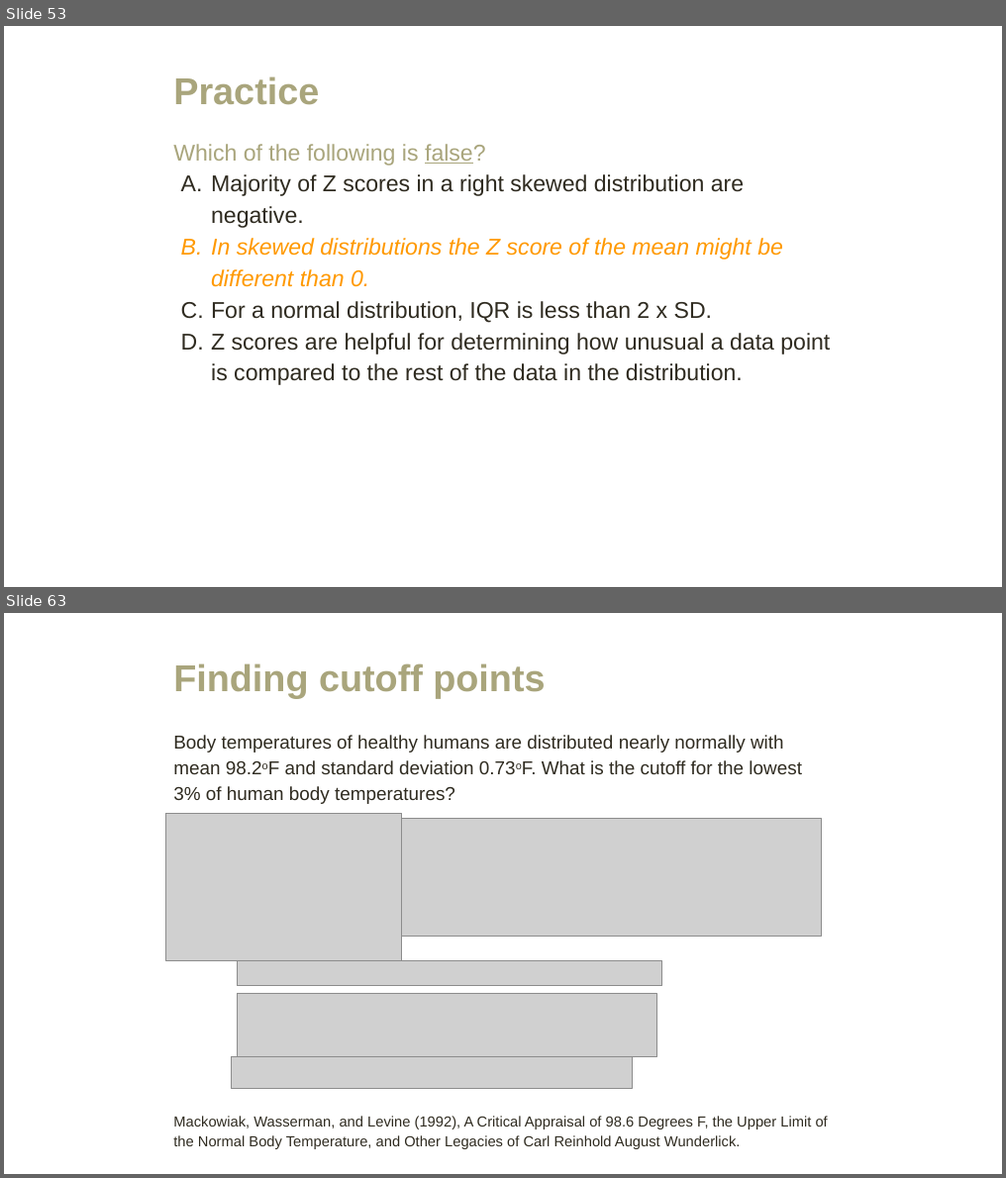
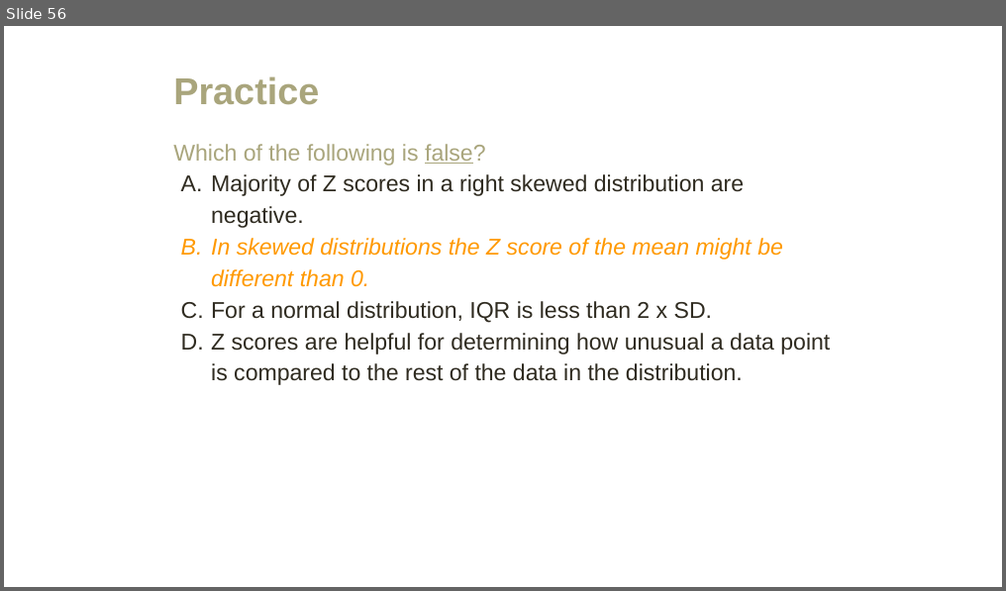
Before and after one commit to amosca01/MATH108-F23, a slide deck: slides/05-normal-distribution.pptx. Shown one above the other, each under a label of ours: slides 53 and 63 before the commit, slide 56 after it; the slides between them are not shown. The pictures are 1006x1178 and 1006x591 pixels, drawn with LibreOffice and Linux fonts; fonts in the diff are those of the drawing; grey boxes stand for pictures. Boxes give left, top, right and bottom in pixels: in the first picture for what was removed or moved away, otherwise in the second. Text is boxed around its words. In the diff, an @@ line names an element or a change of style, - is before the commit and + after.

```diff
--- a/slides/05-normal-distribution.pptx
+++ b/slides/05-normal-distribution.pptx
@@ slide 63 removed at (x1=4, y1=613, x2=1002, y2=1174), background #FFFFFF @@
@@ title removed at (x1=173, y1=663, x2=545, y2=698) @@
-Finding cutoff points
@@ text removed at (x1=173, y1=735, x2=802, y2=804) @@
-Body temperatures of healthy humans are distributed nearly normally with mean 98.2oF and standard deviation 0.73oF. What is the cutoff for the lowest 3% of human body temperatures?
@@ picture removed at (x1=166, y1=813, x2=402, y2=960) @@
@@ picture removed at (x1=402, y1=818, x2=822, y2=937) @@
@@ picture removed at (x1=237, y1=960, x2=662, y2=986) @@
@@ picture removed at (x1=237, y1=993, x2=656, y2=1058) @@
@@ picture removed at (x1=231, y1=1058, x2=632, y2=1089) @@
@@ text removed at (x1=173, y1=1116, x2=828, y2=1150) @@
-Mackowiak, Wasserman, and Levine (1992), A Critical Appraisal of 98.6 Degrees F, the Upper Limit of the Normal Body Temperature, and Other Legacies of Carl Reinhold August Wunderlick.
@@ what was slide 53 is now slide 56 @@
```
Also in this commit, not shown: 11 slides changed, 18 slides added, 30 other slides removed, 6 other files.
